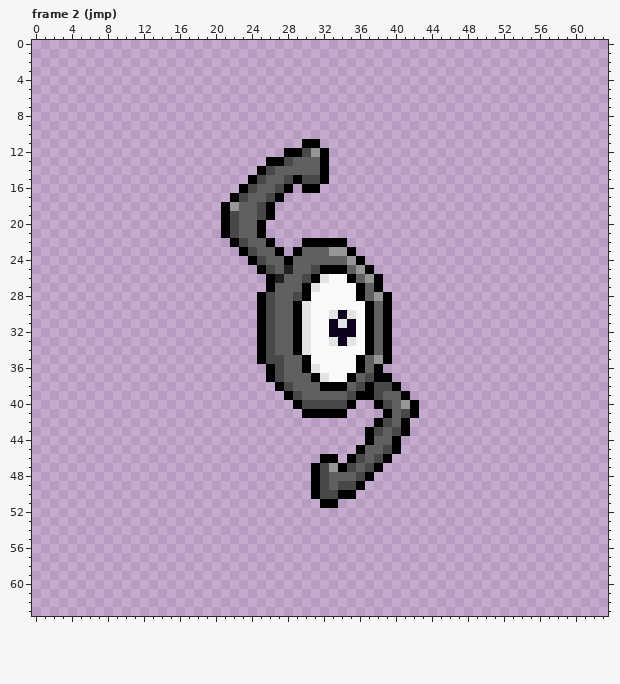
Edited in one commit: pixel-art file (anims/UnownS.aseprite). The first picture shows the starting point.
64x64 pixels, 30 frames. Shown: frame 2 (jmp). The commit also changed other frames, which this record leaves out.
The same view after the edit:
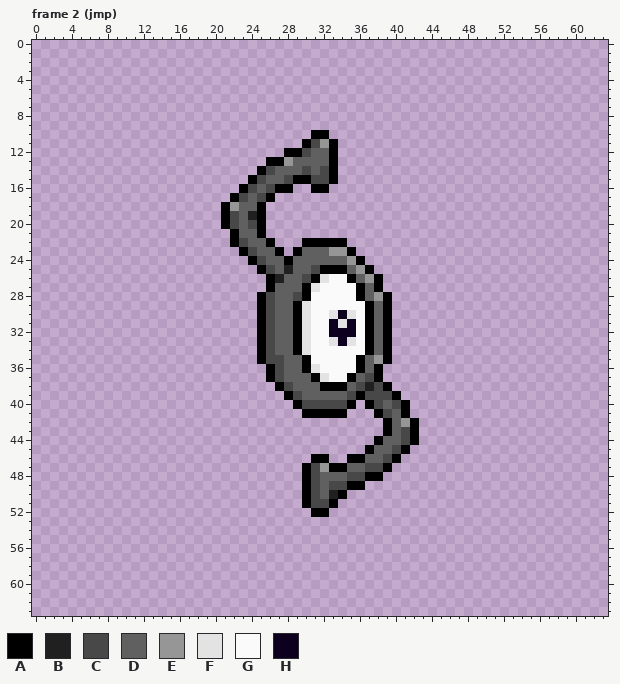
Palette (. is transparent): A #000000  B #202020  C #484848  D #606060  E #969696  F #e3e3e3  G #fafafa  H #0d001f
Difference:
{"where": "frame 2 (jmp), layer \"Layer 1\""}
{"frame":2,"y":10,"x":31,"old":"..","new":"AA"}
{"frame":2,"y":11,"x":31,"old":"A..","new":"CEA"}
{"frame":2,"y":12,"x":31,"old":"EA.","new":"DDA"}
{"frame":2,"y":13,"x":28,"old":"C","new":"E"}
{"frame":2,"y":13,"x":32,"old":"A.","new":"DA"}
{"frame":2,"y":14,"x":30,"old":"D","new":"C"}
{"frame":2,"y":14,"x":32,"old":"A.","new":"CA"}
{"frame":2,"y":15,"x":30,"old":"C","new":"A"}
{"frame":2,"y":15,"x":32,"old":"A.","new":"CA"}
{"frame":2,"y":16,"x":26,"old":"DC","new":"CA"}
{"frame":2,"y":16,"x":30,"old":"A","new":"."}
{"frame":2,"y":16,"x":32,"old":".","new":"A"}
{"frame":2,"y":17,"x":25,"old":"DCA","new":"CA."}
{"frame":2,"y":18,"x":25,"old":"CA","new":"A."}
{"frame":2,"y":19,"x":24,"old":"DCA","new":"BA."}
{"frame":2,"y":20,"x":24,"old":"D","new":"C"}
{"frame":2,"y":21,"x":21,"old":"AC","new":".A"}
{"frame":2,"y":37,"x":39,"old":"A","new":"."}
{"frame":2,"y":38,"x":37,"old":"A","new":"B"}
{"frame":2,"y":38,"x":39,"old":"CA","new":"A."}
{"frame":2,"y":39,"x":37,"old":"A","new":"C"}
{"frame":2,"y":39,"x":39,"old":"DDA","new":"CA."}
{"frame":2,"y":40,"x":37,"old":".ACDEA","new":"ACDCA."}
{"frame":2,"y":41,"x":38,"old":".A","new":"AC"}
{"frame":2,"y":41,"x":41,"old":"CA","new":"A."}
{"frame":2,"y":42,"x":38,"old":"AC","new":".A"}
{"frame":2,"y":42,"x":41,"old":"A.","new":"EA"}
{"frame":2,"y":43,"x":37,"old":"ACDCA.","new":"..ADCA"}
{"frame":2,"y":44,"x":37,"old":"AD","new":".A"}
{"frame":2,"y":44,"x":40,"old":"A..","new":"DCA"}
{"frame":2,"y":45,"x":36,"old":"AD","new":".A"}
{"frame":2,"y":45,"x":39,"old":"CA.","new":"DCA"}
{"frame":2,"y":46,"x":31,"old":".","new":"A"}
{"frame":2,"y":46,"x":33,"old":"A","new":"."}
{"frame":2,"y":46,"x":36,"old":"C","new":"A"}
{"frame":2,"y":46,"x":38,"old":"CA.","new":"DCA"}
{"frame":2,"y":47,"x":30,"old":".ACE","new":"ACEA"}
{"frame":2,"y":47,"x":35,"old":"C","new":"D"}
{"frame":2,"y":47,"x":38,"old":"A.","new":"CA"}
{"frame":2,"y":48,"x":30,"old":".AC","new":"ACD"}
{"frame":2,"y":48,"x":35,"old":"D","new":"C"}
{"frame":2,"y":48,"x":38,"old":".","new":"A"}
{"frame":2,"y":49,"x":30,"old":".ACD","new":"ACDC"}
{"frame":2,"y":49,"x":35,"old":"C","new":"A"}
{"frame":2,"y":50,"x":30,"old":".ACC","new":"ACDB"}
{"frame":2,"y":50,"x":35,"old":"A","new":"."}
{"frame":2,"y":51,"x":30,"old":"..A","new":"ACC"}
{"frame":2,"y":52,"x":31,"old":"..","new":"AA"}
{"label":"changed","picture_box":[221,130,338,238]}
{"label":"changed","picture_box":[302,373,419,517]}
